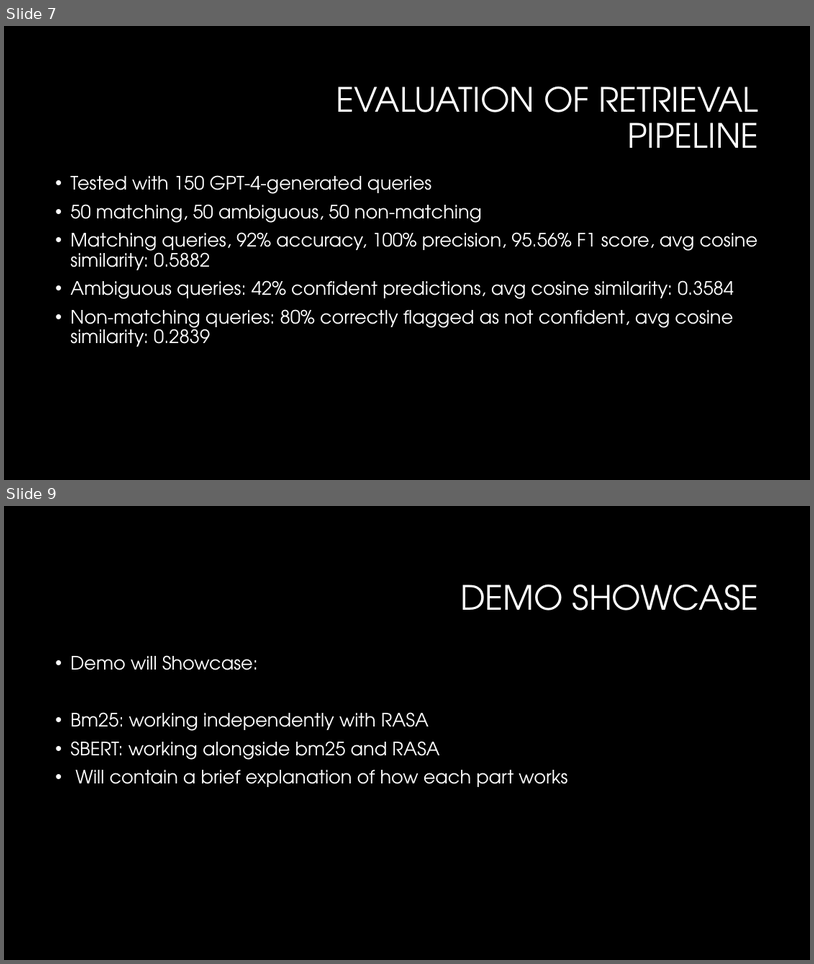
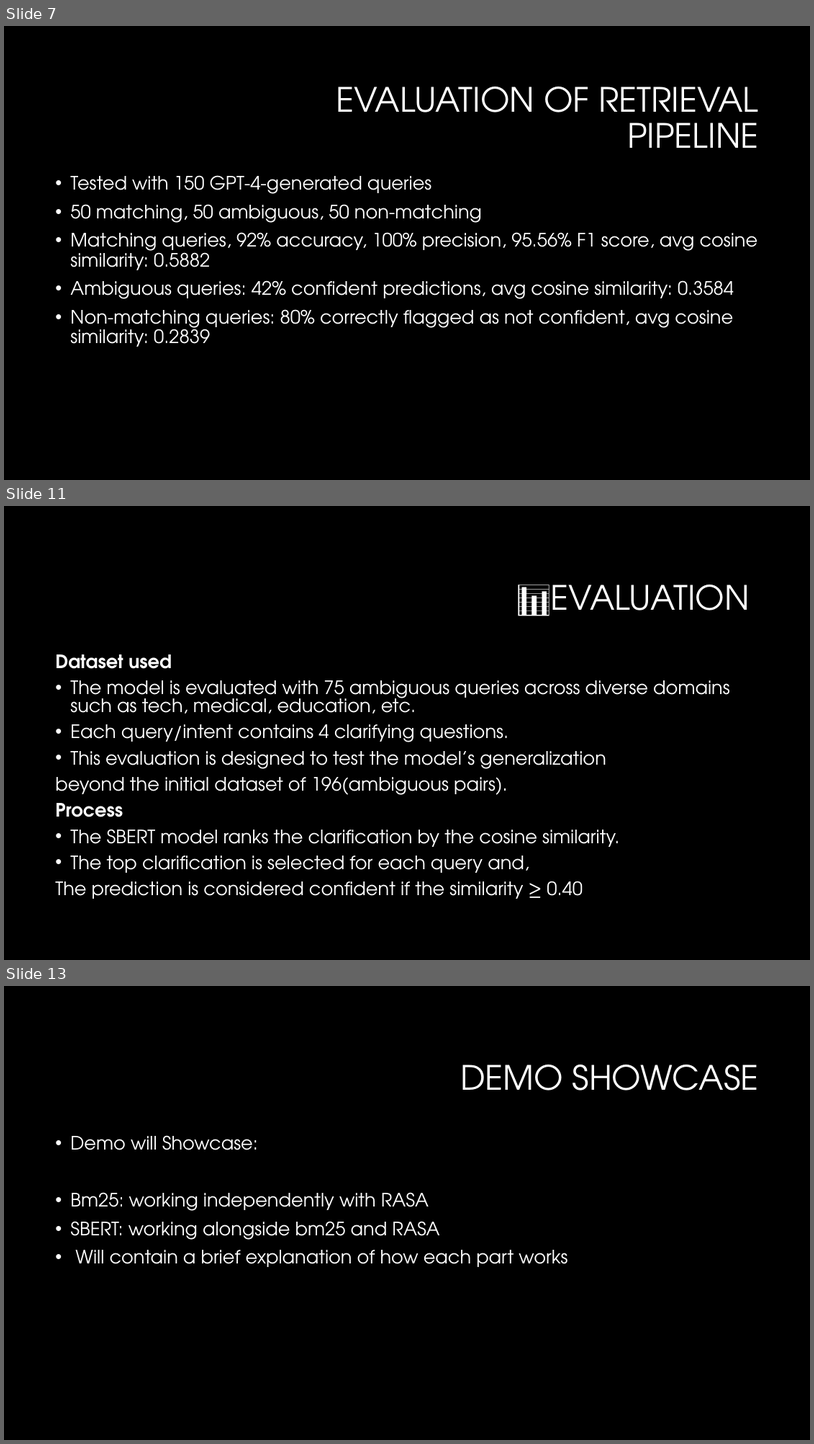
Before and after one commit to Crimson-Scot96/Conversational-AI, a slide deck: set10120_cw2_presentation.pptx. Shown one above the other, each under a label of ours: slides 7 and 9 before the commit, slides 7, 11 and 13 after it; the slides between them are not shown. The pictures are 814x964 and 814x1444 pixels, drawn with LibreOffice and Linux fonts; fonts in the diff are those of the drawing; background and template pictures are left out. Boxes give left, top, right and bottom in pixels: in the first picture for what was removed or moved away, otherwise in the second. Text is boxed around its words. In the diff, an @@ line names an element or a change of style, - is before the commit and + after.

```diff
--- a/set10120_cw2_presentation.pptx
+++ b/set10120_cw2_presentation.pptx
@@ slide 11 added at (4, 506, 810, 960), background #000000 @@
@@ title added at (551, 584, 750, 610), 40 pt, text #FFFFFF @@
+📊EVALUATION
@@ text added at (55, 654, 730, 898), 22 pt, text #FFFFFF @@
+Dataset used
+• The model is evaluated with 75 ambiguous queries across diverse domains such as tech, medical, education, etc.
+• Each query/intent contains 4 clarifying questions.
+• This evaluation is designed to test the model’s generalization
+beyond the initial dataset of 196(ambiguous pairs).
+Process
+• The SBERT model ranks the clarification by the cosine similarity.
+• The top clarification is selected for each query and,
+The prediction is considered confident if the similarity ≥ 0.40
@@ what was slide 9 is now slide 13 @@
```
Also in this commit, not shown: 3 other slides added.
